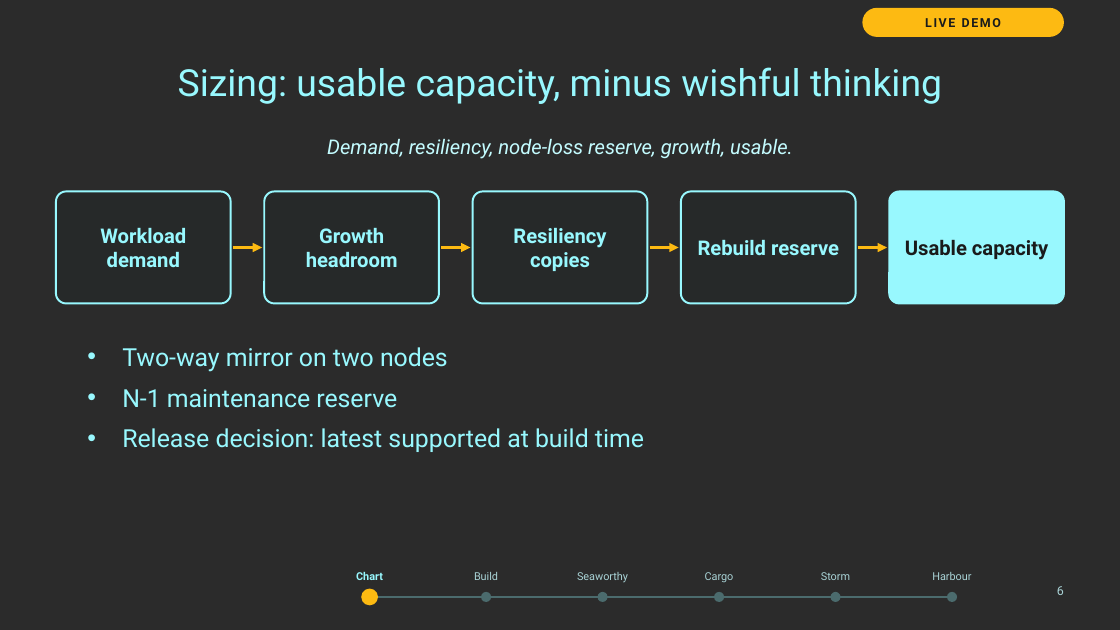
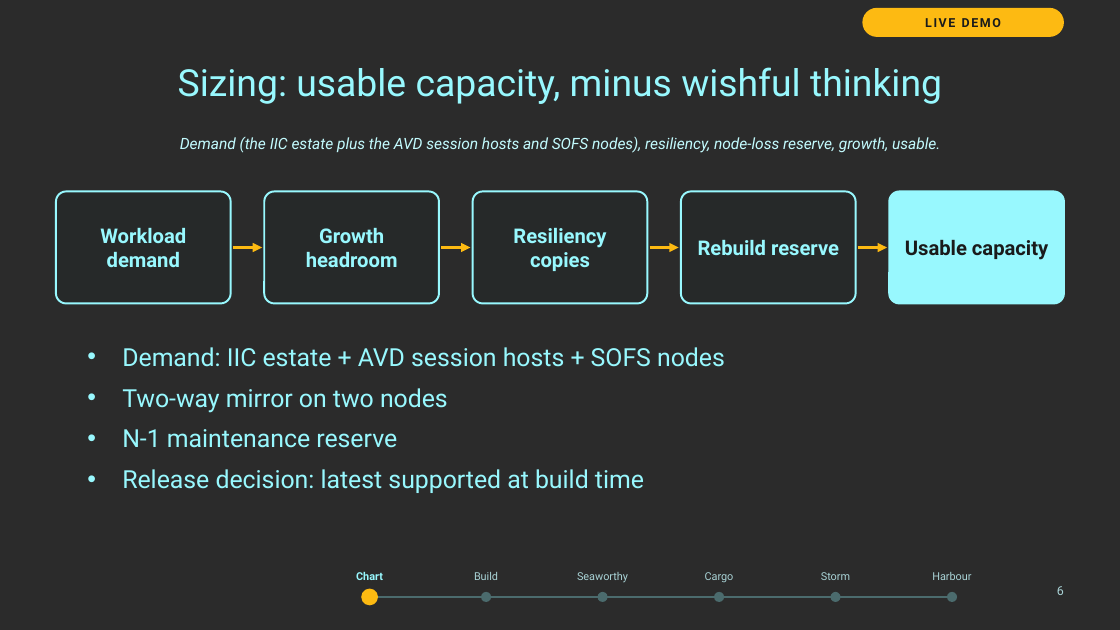
Before and after one commit to thisismydemo/nic2026_azl, a slide deck: slide 6 of presentation/Azure_Local_Discovery_to_Day2_NIC2026.pptx. Drawn at 1120x630 pixels with LibreOffice and Linux fonts; fonts in the diff are those of the drawing; background and template pictures are left out; a plain dark background stands for a picture behind light text. Boxes give left, top, right and bottom in pixels: in the first picture for what was removed or moved away, otherwise in the second. Text is boxed around its words. In the diff, an @@ line names an element or a change of style, - is before the commit and + after.

```diff
--- a/presentation/Azure_Local_Discovery_to_Day2_NIC2026.pptx
+++ b/presentation/Azure_Local_Discovery_to_Day2_NIC2026.pptx
@@ text at [180,137,940,153]: text changed; size 13 to 10 pt @@
-Demand, resiliency, node-loss reserve, growth, usable.
+Demand (the IIC estate plus the AVD session hosts and SOFS nodes), resiliency, node-loss reserve, growth, usable.
@@ text at [122,347,725,367]: paragraph added @@
+• Demand: IIC estate + AVD session hosts + SOFS nodes
```
Also in this commit, not shown: 18 other slides changed, 4 slides added, 23 other files.
